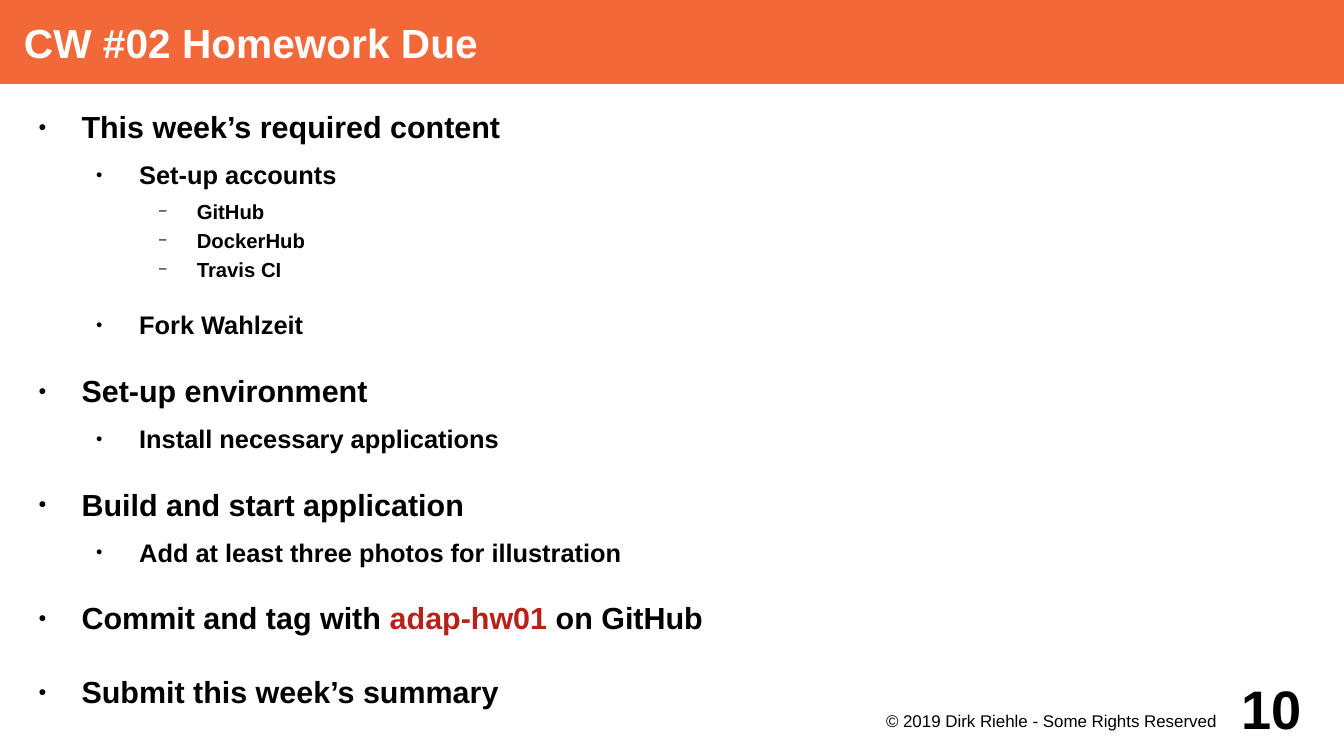
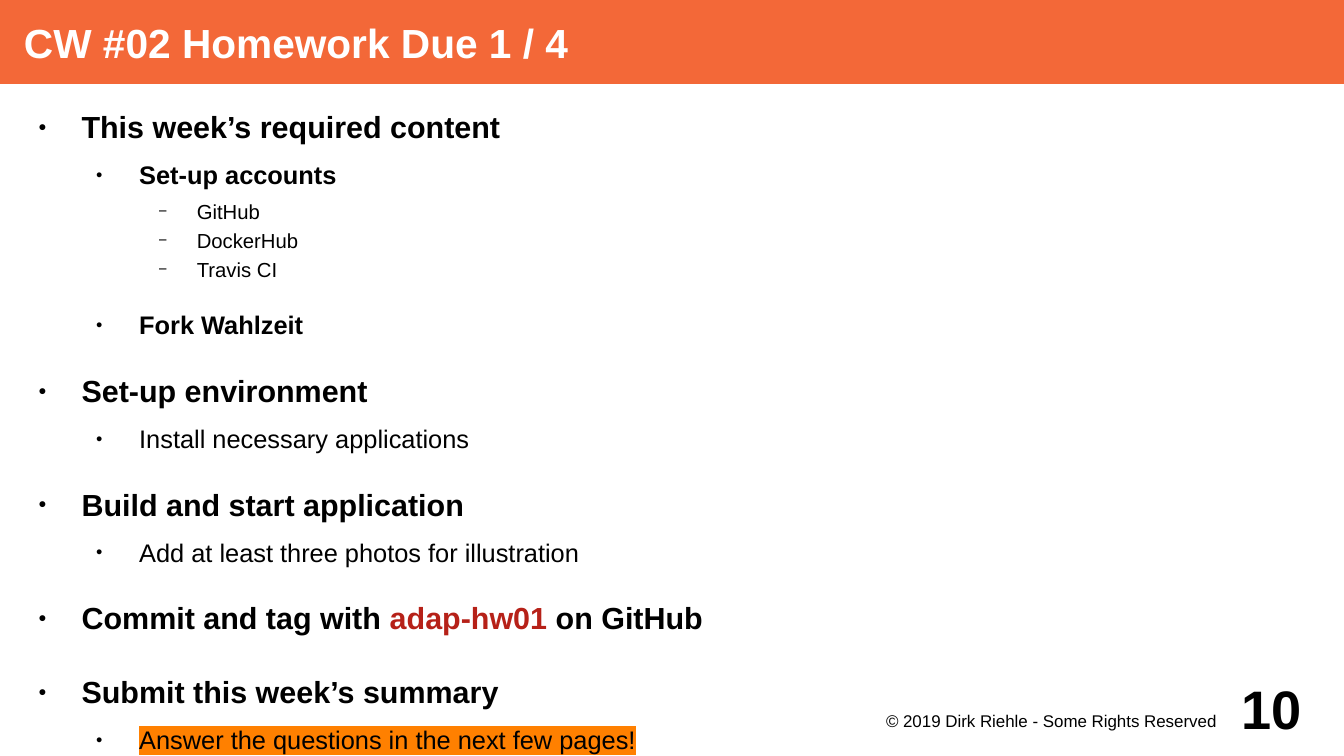
Before and after one commit to dirkriehle/adap-course, a slide deck: slide 10 of Lecture Slides/ADAP A02 - Course Schedule.odp. Drawn at 1344x756 pixels with LibreOffice and Linux fonts; fonts in the diff are those of the drawing. Boxes give left, top, right and bottom in pixels: in the first picture for what was removed or moved away, otherwise in the second. Text is boxed around its words. In the diff, an @@ line names an element or a change of style, - is before the commit and + after.

Commit message:
Add docker exercise description

```diff
--- a/Lecture Slides/ADAP A02 - Course Schedule.odp
+++ b/Lecture Slides/ADAP A02 - Course Schedule.odp
@@ title at (x1=24, y1=28, x2=568, y2=59): text changed @@
-CW #02 Homework Due
+CW #02 Homework Due 1 / 4
@@ text at (x1=139, y1=429, x2=579, y2=567): bold off in "GitHub", "DockerHub", "Travis CI", "Install necessary applications" and 1 more places @@
@@ text at (x1=139, y1=730, x2=635, y2=754): paragraph added @@
+  ● Answer the questions in the next few pages!
```
Also in this commit, not shown: 3 slides added.
